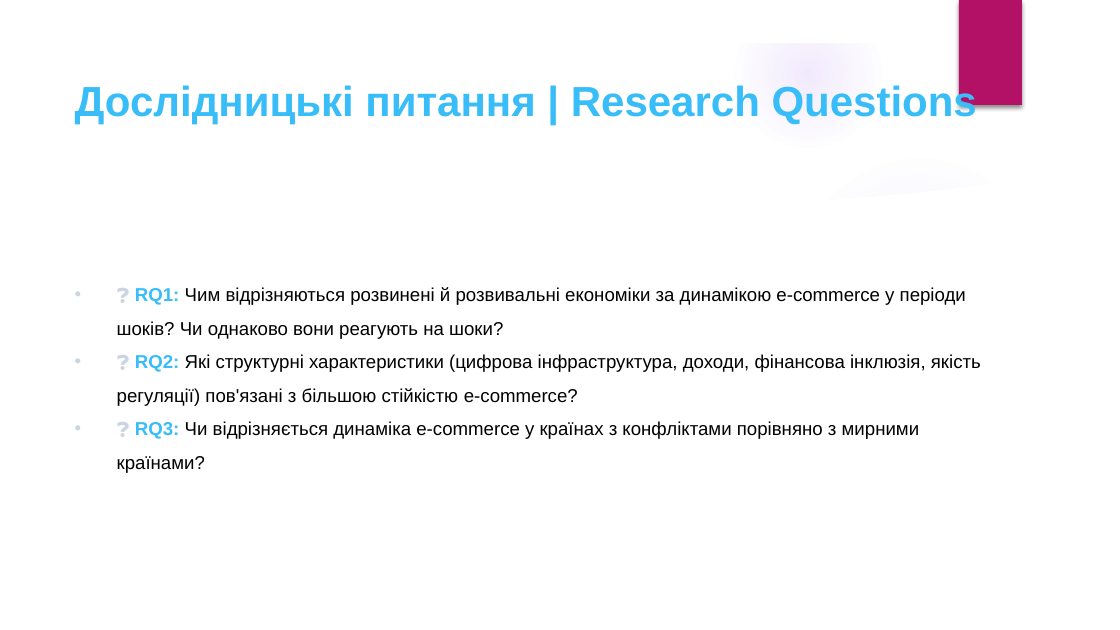
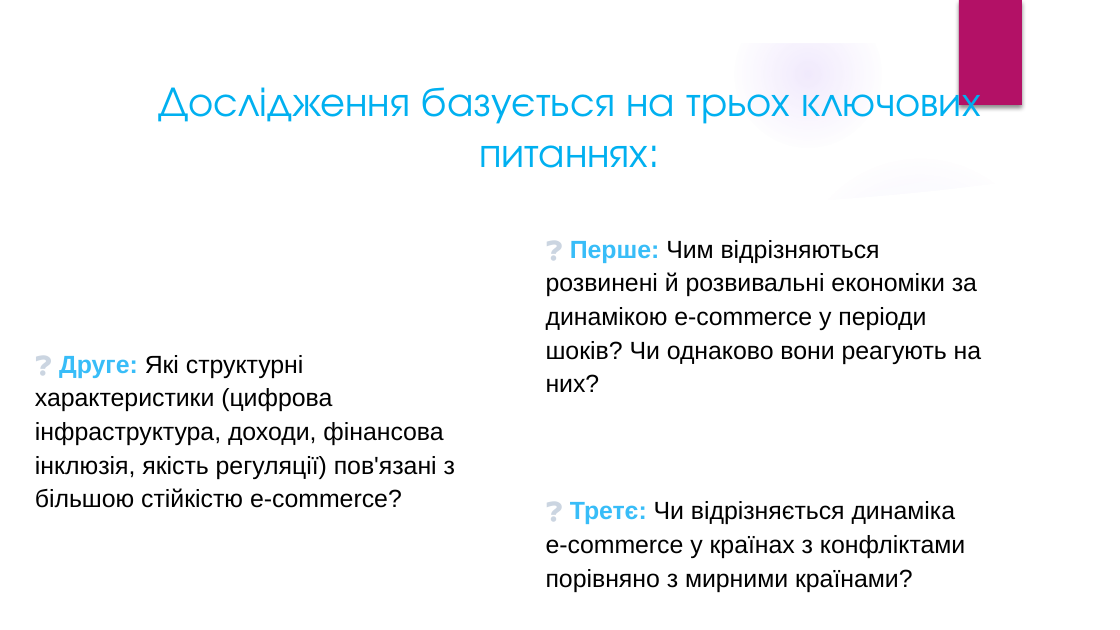
Before and after one commit to Anti4ris98/Master_Research, a slide deck: slide 3 of E-commerce Resilience Defense.pptx. Drawn at 1120x630 pixels with LibreOffice and Linux fonts; fonts in the diff are those of the drawing; background and template pictures are left out. Boxes give left, top, right and bottom in pixels: in the first picture for what was removed or moved away, otherwise in the second. Text is boxed around its words. In the diff, an @@ line names an element or a change of style, - is before the commit and + after.

```diff
--- a/E-commerce Resilience Defense.pptx
+++ b/E-commerce Resilience Defense.pptx
@@ text at box(159, 79, 981, 168): text changed; font Arial to TeX Gyre Adventor; text colour #38BDF8 to #00B0F0; bold off @@
-Дослідницькі питання | Research Questions
+Дослідження базується на трьох ключових питаннях:
@@ text at box(546, 240, 982, 392): text changed; size 12 to 16 pt @@
-• ❓ RQ1: Чим відрізняються розвинені й розвивальні економіки за динамікою e‑commerce у періоди шоків? Чи однаково вони реагують на шоки?
-• ❓ RQ2: Які структурні характеристики (цифрова інфраструктура, доходи, фінансова інклюзія, якість регуляції) пов'язані з більшою стійкістю e-commerce?
-• ❓ RQ3: Чи відрізняється динаміка e‑commerce у країнах з конфліктами порівняно з мирними країнами?
+❓ Перше: Чим відрізняються розвинені й розвивальні економіки за динамікою e‑commerce у періоди шоків? Чи однаково вони реагують на них?
@@ text added at box(35, 355, 455, 508), 16 pt, text #000000 @@
+❓ Друге: Які структурні характеристики (цифрова інфраструктура, доходи, фінансова інклюзія, якість регуляції) пов'язані з більшою стійкістю e-commerce?
@@ text added at box(546, 501, 965, 592), 16 pt, text #000000 @@
+❓ Третє: Чи відрізняється динаміка e‑commerce у країнах з конфліктами порівняно з мирними країнами?
```
Also in this commit, not shown: 7 other slides changed.
